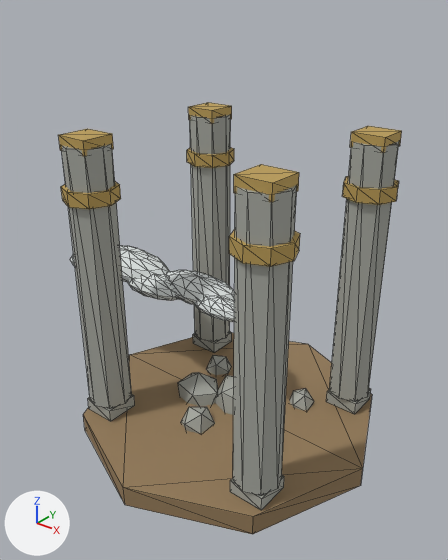
An edit to the glTF model SanguoSLG.Game/assets/models/field-formation.glb, drawn before and after from the same camera.
Both versions are drawn from a 50 mm lens placed at (0.875, -1.125, 1.134), pointed at (-0.031, 0.008, 0.432). Every picture has the same lights, and +X, +Y and +Z are marked at lower left. The first picture is the older version. Mesh edges are drawn as thin lines. Where no turn or scale is listed for an object, it has been applied to the vertices.

The older version as bpy lines, for what is in view:
```python
ob_formation_cloud_0 = bpy.data.objects.new('formation_cloud_0', me_sphere)
ob_formation_cloud_0.location = (-0.48, -0.03, 0.36)
ob_formation_cloud_1 = bpy.data.objects.new('formation_cloud_1', me_sphere_001)
ob_formation_cloud_1.location = (-0.38, 0.0, 0.38)
ob_formation_cloud_2 = bpy.data.objects.new('formation_cloud_2', me_sphere_002)
ob_formation_cloud_2.location = (-0.26, -0.02, 0.36)
ob_formation_cloud_3 = bpy.data.objects.new('formation_cloud_3', me_sphere_003)
ob_formation_cloud_3.location = (-0.13, 0.02, 0.37)
ob_formation_cloud_4 = bpy.data.objects.new('formation_cloud_4', me_sphere_004)
ob_formation_cloud_4.location = (-0.03, -0.01, 0.36)
ob_formation_pillar_2 = bpy.data.objects.new('formation_pillar_2', me_cylinder_005)
ob_formation_pillar_2.location = (-0.25, 0.22, 0.445)
# also in view: 'formation_pillar_ring_0' at (-0.25, -0.22, 0.68); 'formation_pillar_3' at (0.25, 0.22, 0.445); 'formation_pillar_cap_0' at (-0.25, -0.22, 0.8); 'formation_pillar_cap_2' at (-0.25, 0.22, 0.8); 'formation_pillar_ring_2' at (-0.25, 0.22, 0.68)
```
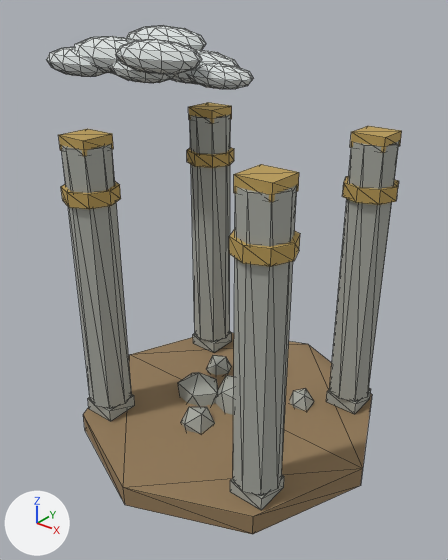
What differs and where, as boxes (x1, y1, x2, y2) in the pictures (448 x 560 px):
'formation_cloud_1', moved: before (120, 245, 169, 282); after (74, 36, 136, 74)
'formation_cloud_6', added: after (115, 39, 202, 74)
'formation_cloud_3', moved: before (166, 270, 235, 305); after (169, 49, 239, 84)
'formation_cloud_4', moved: before (193, 297, 234, 322); after (188, 63, 253, 89)
'formation_cloud_2', moved: before (127, 274, 178, 301); after (111, 61, 172, 83)
'formation_cloud_0', moved (mostly hidden before): before (70, 254, 75, 267); after (46, 47, 104, 77)
'formation_cloud_5', added: after (126, 25, 206, 50)

What the commit changed:
Mesh me_sphere_006 is new.
It is a UV sphere (12 segments, 6 rings, poles along z) spanning x -0.12..0.12, y -0.058..0.058, z -0.036..0.036.
It uses material mat_cloud_mist (light grey #dde2e1).
Mesh me_sphere_005 is new.
It is a UV sphere (12 segments, 6 rings, poles along z) spanning x -0.13..0.13, y -0.062..0.062, z -0.039..0.039.
It uses material mat_cloud_mist (light grey #dde2e1).
Object 'formation_cloud_0' (ob_formation_cloud_0) moves from (-0.48, -0.03, 0.36) to (-0.48, -0.03, 0.94).
Object 'formation_cloud_1' (ob_formation_cloud_1) moves from (-0.38, 0.0, 0.38) to (-0.38, 0.0, 0.96).
Object 'formation_cloud_2' (ob_formation_cloud_2) moves from (-0.26, -0.02, 0.36) to (-0.26, -0.02, 0.94).
Object 'formation_cloud_3' (ob_formation_cloud_3) moves from (-0.13, 0.02, 0.37) to (-0.13, 0.02, 0.95).
Object 'formation_cloud_4' (ob_formation_cloud_4) moves from (-0.03, -0.01, 0.36) to (-0.03, -0.01, 0.94).
Object 'formation_cloud_6' (ob_formation_cloud_6) is new; it shows me_sphere_006.
Its location is (-0.14, -0.09, 0.98).
Object 'formation_cloud_5' (ob_formation_cloud_5) is new; it shows me_sphere_005.
Its location is (-0.29, 0.09, 0.99).
